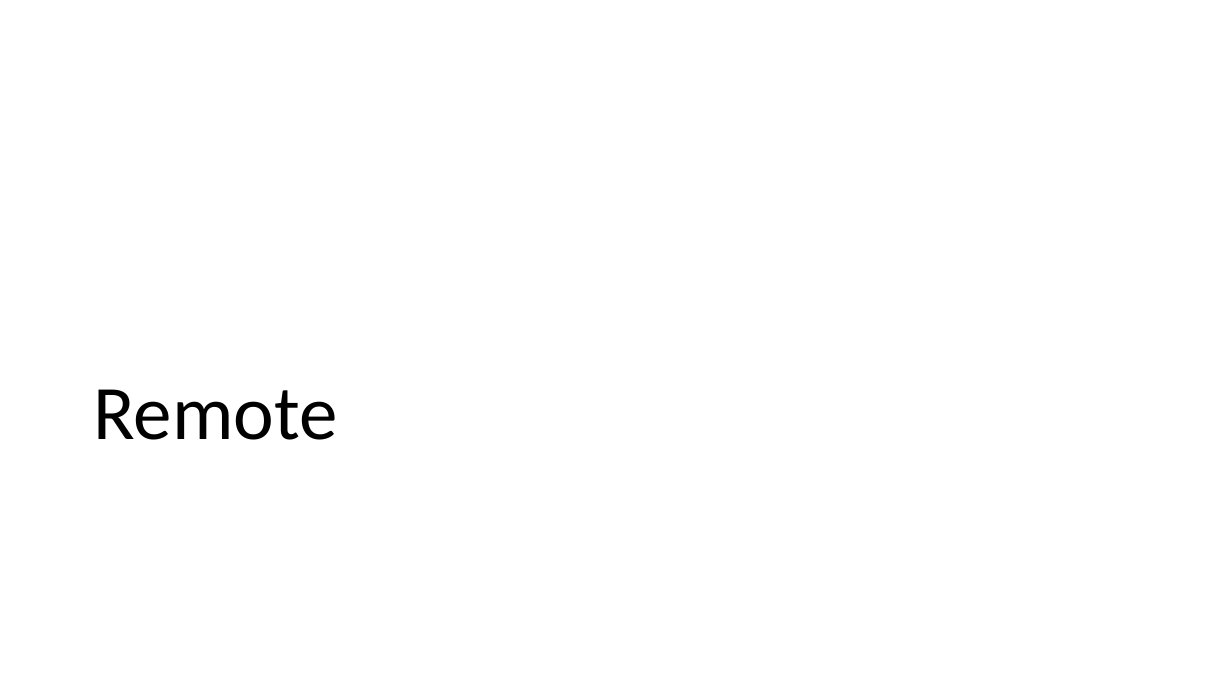
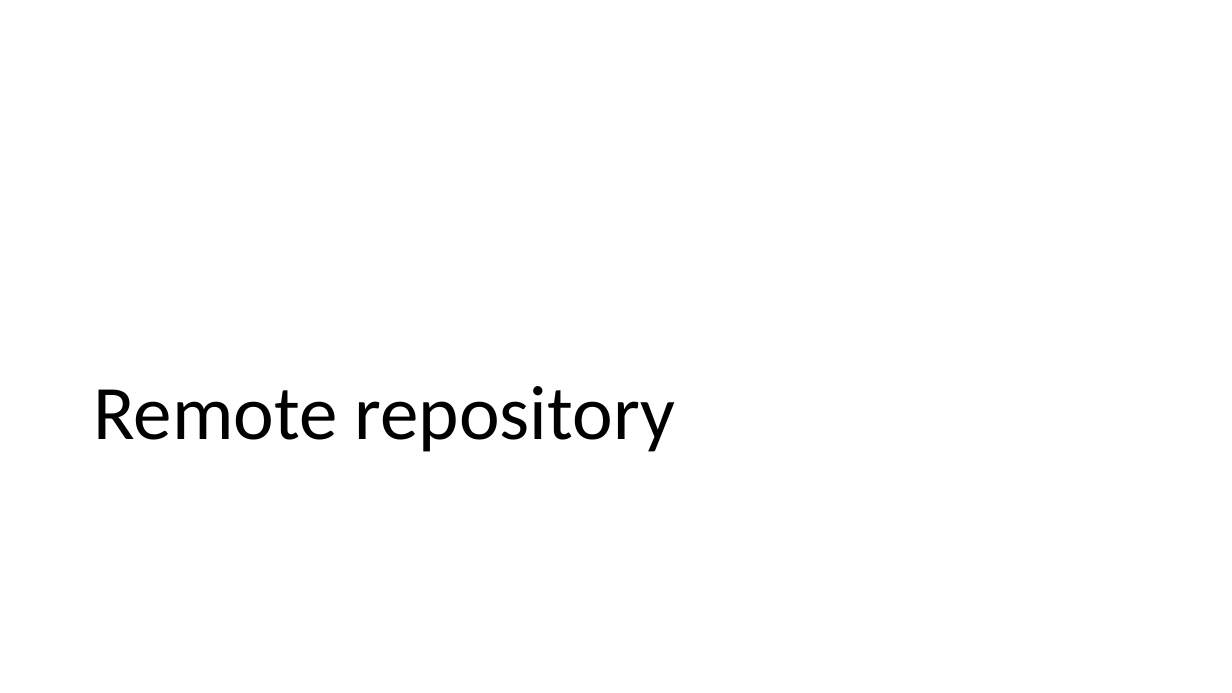
Before and after one commit to LFKoning/knowledge-sharing, a slide deck: slide 8 of git_course/2_collaboration/git_collaboration.pptx (slide 6 before the commit). Drawn at 1232x693 pixels with LibreOffice and Linux fonts; fonts in the diff are those of the drawing. Boxes give left, top, right and bottom in pixels: in the first picture for what was removed or moved away, otherwise in the second. Text is boxed around its words. In the diff, an @@ line names an element or a change of style, - is before the commit and + after.

```diff
--- a/git_course/2_collaboration/git_collaboration.pptx
+++ b/git_course/2_collaboration/git_collaboration.pptx
@@ title at [93, 386, 675, 452]: text changed @@
-Remote
+Remote repository
```
Also in this commit, not shown: 3 other slides changed, 30 slides added, 10 slides removed, 3 other files.
